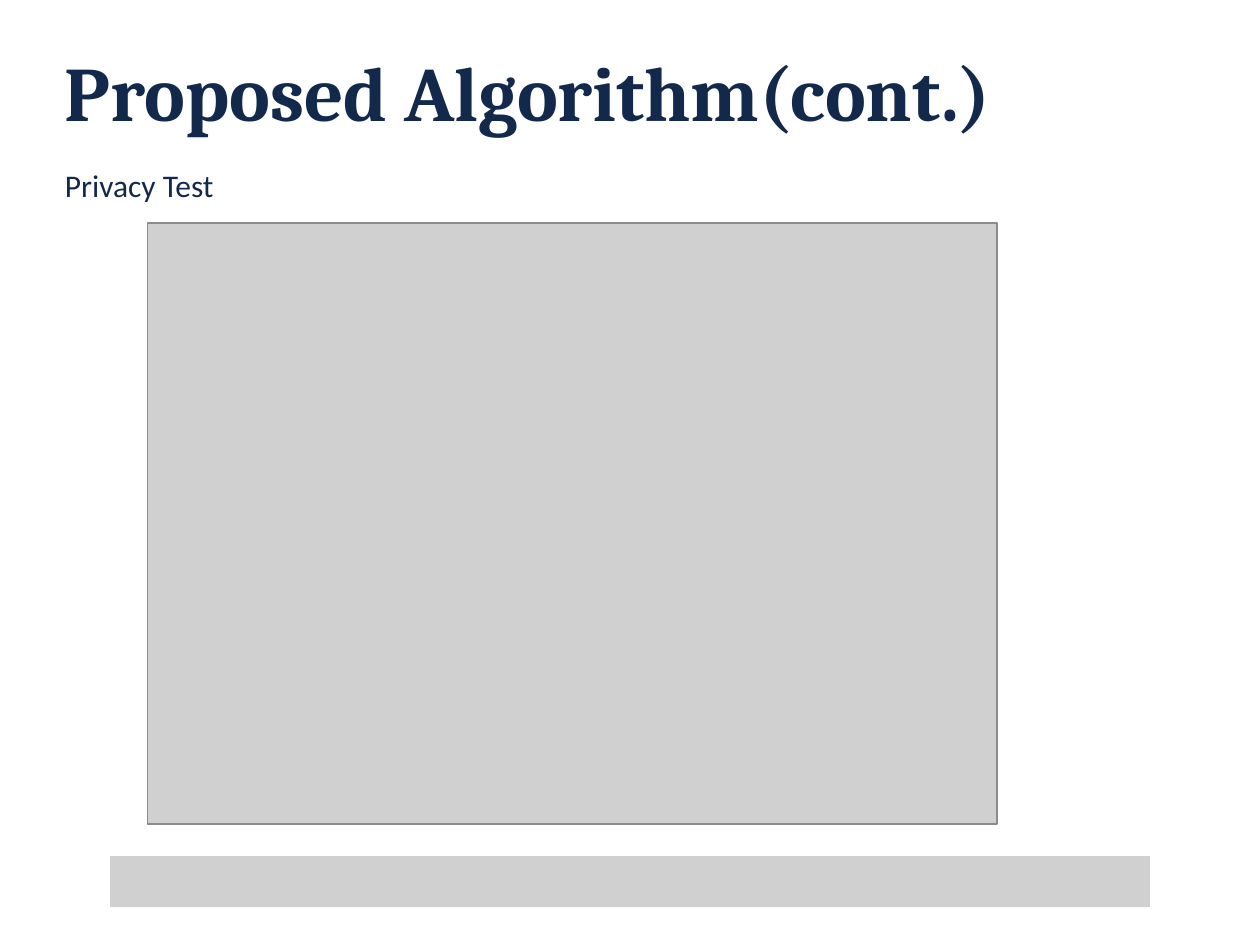
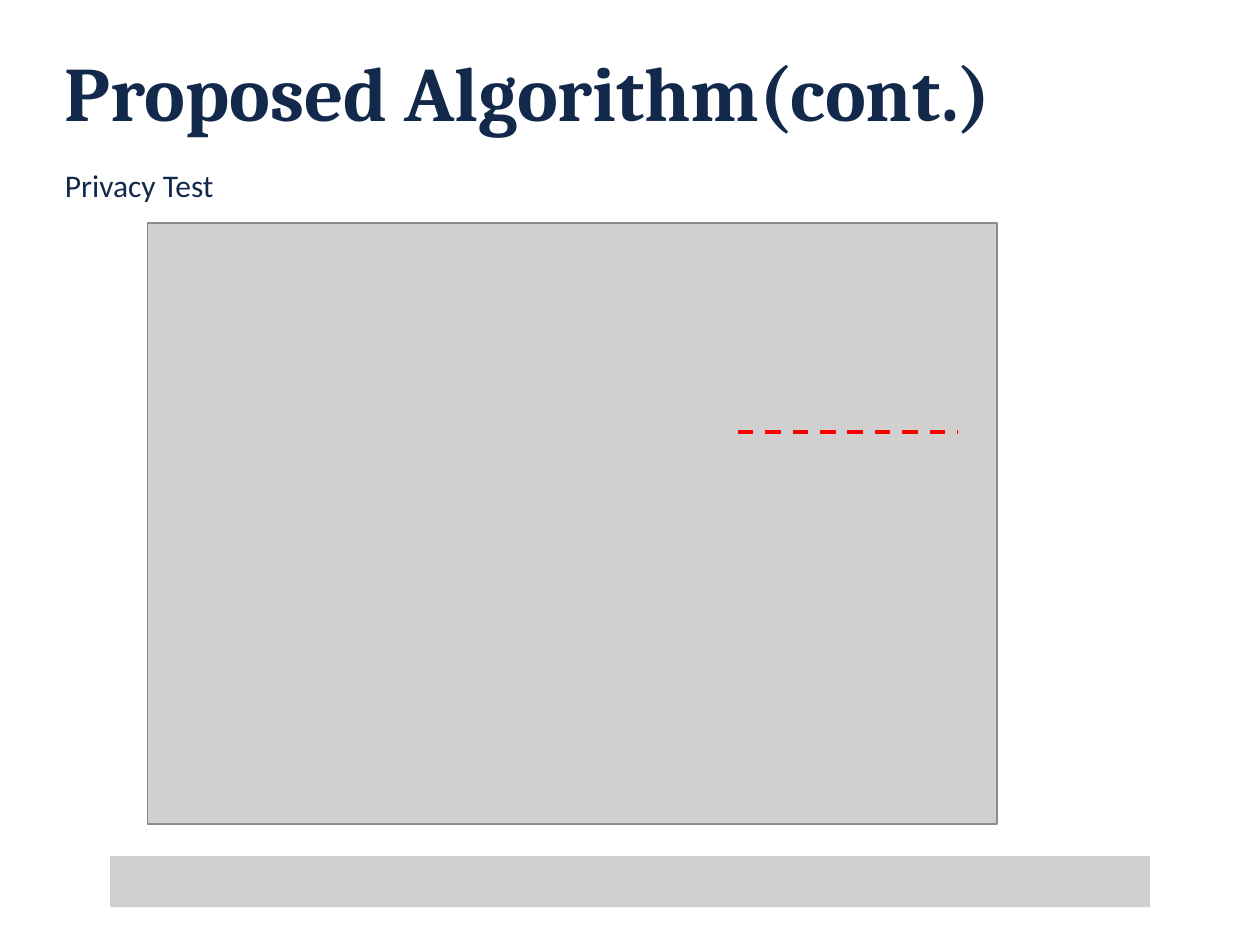
Before and after one commit to aisecure/aisecure.github.io, a slide deck: slide 9 of TEACHING/files/2019/1107/1107_dongqi.pptx. Drawn at 1260x945 pixels with LibreOffice and Linux fonts; fonts in the diff are those of the drawing; grey boxes stand for pictures; background and template pictures are left out. Boxes give left, top, right and bottom in pixels: in the first picture for what was removed or moved away, otherwise in the second. Text is boxed around its words. In the diff, an @@ line names an element or a change of style, - is before the commit and + after.

```diff
--- a/TEACHING/files/2019/1107/1107_dongqi.pptx
+++ b/TEACHING/files/2019/1107/1107_dongqi.pptx
@@ line added from (737, 432) to (958, 432), #FF0000 2.25 pt dashed @@
```
Also in this commit, not shown: 12 other slides changed.
